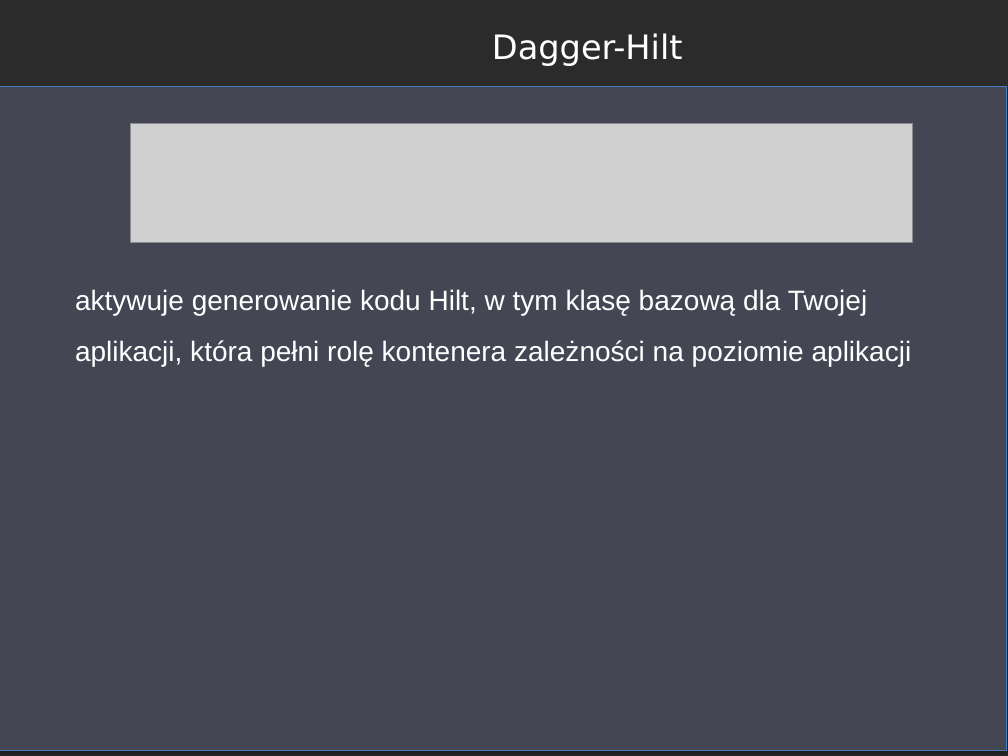
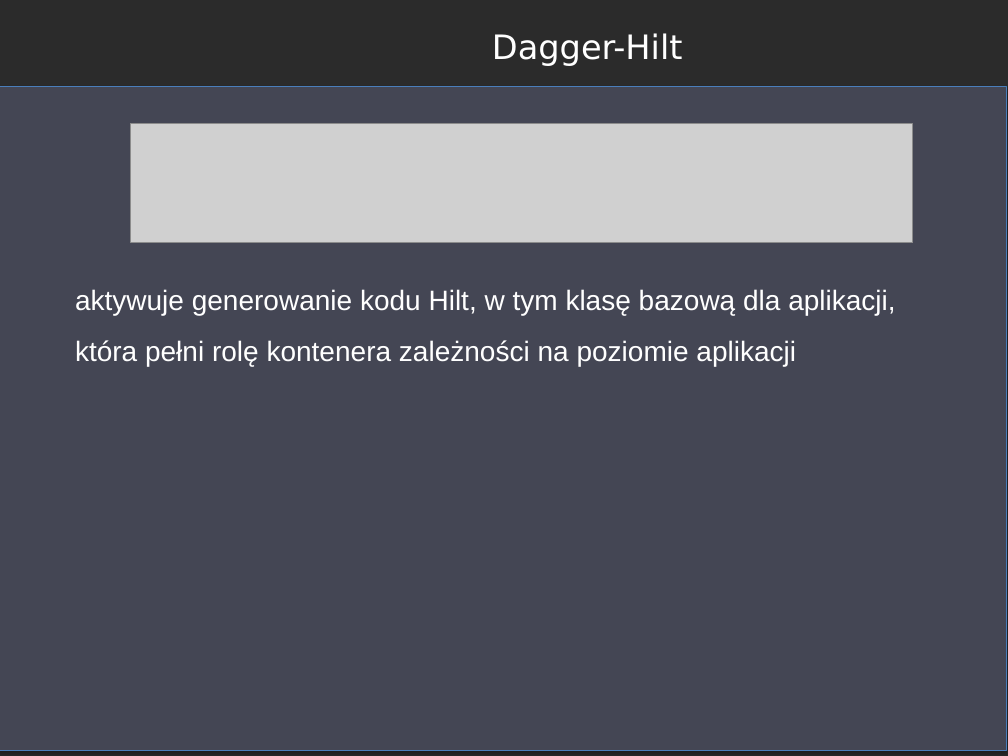
Before and after one commit to RafLew84/PUM, a slide deck: slide 2 of 2022-2023/Wyk/Wyklad13.pptx. Drawn at 1008x756 pixels with LibreOffice and Linux fonts; fonts in the diff are those of the drawing; grey boxes stand for pictures; background and template pictures are left out; a plain dark background stands for a picture behind light text. Boxes give left, top, right and bottom in pixels: in the first picture for what was removed or moved away, otherwise in the second. Text is boxed around its words. In the diff, an @@ line names an element or a change of style, - is before the commit and + after.

```diff
--- a/2022-2023/Wyk/Wyklad13.pptx
+++ b/2022-2023/Wyk/Wyklad13.pptx
@@ text at box(75, 289, 895, 366): text changed @@
-aktywuje generowanie kodu Hilt, w tym klasę bazową dla Twojej aplikacji, która pełni rolę kontenera zależności na poziomie aplikacji
+aktywuje generowanie kodu Hilt, w tym klasę bazową dla aplikacji, która pełni rolę kontenera zależności na poziomie aplikacji
```
Also in this commit, not shown: 1 other file.
